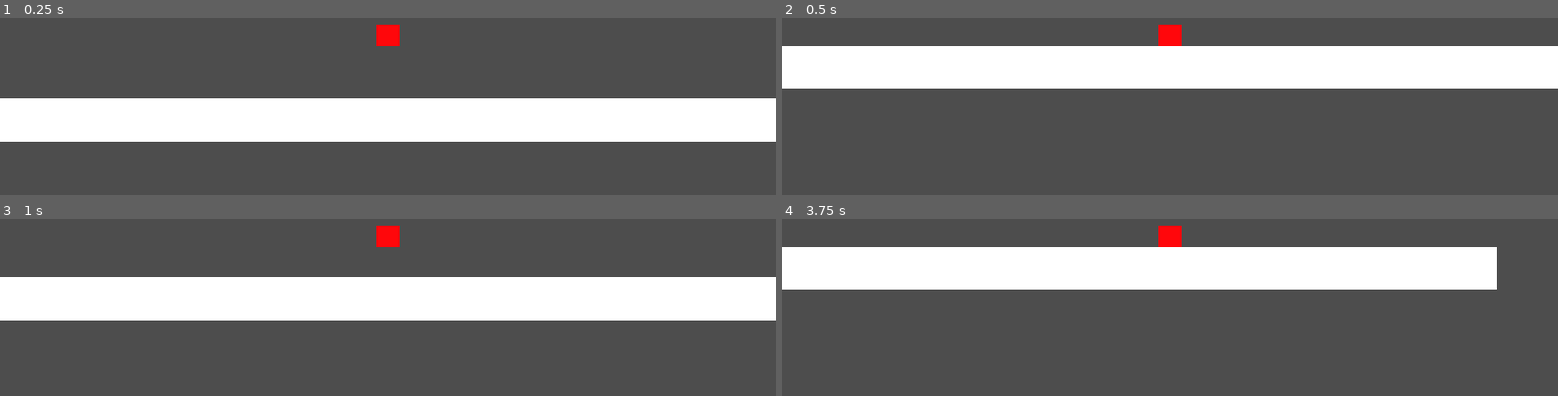
Above: before the commit, frames 1-4 (two rows, left to right).
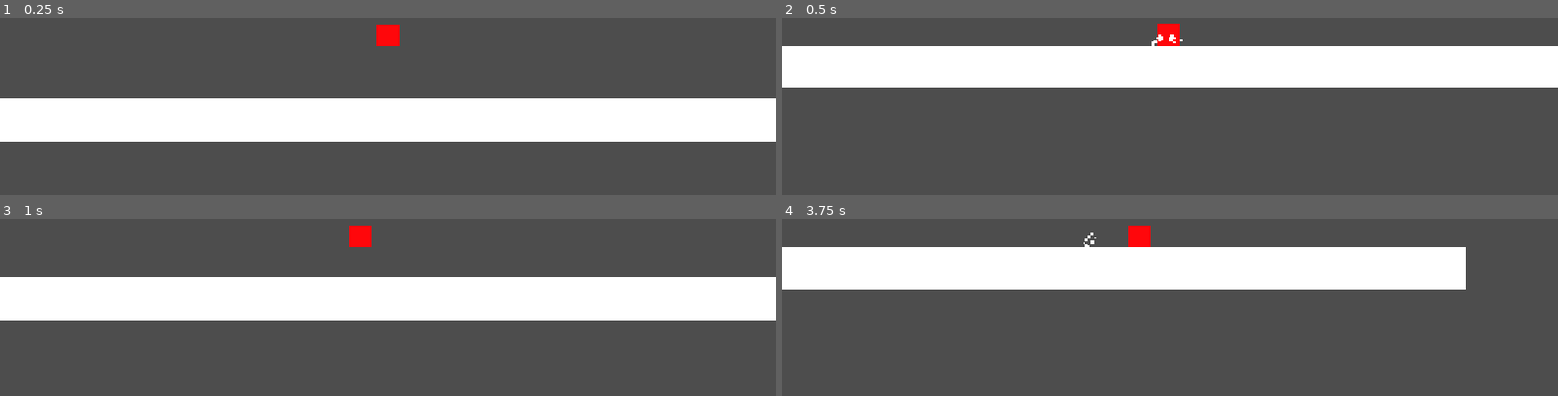
Above: after the commit, the same moments.

Repository: 0xBrandon/FeelBox
Game: Godot game, scene res://world.tscn
Two runs of this game, one before a commit and one after it. Both use one fixed random seed, a clock stepped at 60 frames per second and the inputs below.
Inputs:
- Up to frame 1 (0.25 s): no input
- Up to frame 2 (0.5 s): no input
- Up to frame 3 (1 s): hold D (move_right) from 0.53 s (still down); tap Space (jump) at 0.77 s
- Up to frame 4 (3.75 s): tap Space (jump) at 1.52, 3.02 s; release D (move_right) at 2.03 s; hold A (move_left) 2.03-2.78 s; tap Enter at 2.75 s; hold D (move_right) from 2.78 s (still down)

Frame 1 is identical in both runs. In frame 2, 0.7% of the frame differs, in the area x 0-100%, y 3-40%; in frame 3, 0.7%; in frame 4, 1.7%, in the area x 38-93%, y 3-40%.

Commit message:
v6: Camera, dust and consequence

Diff:
--- a/player.gd
+++ b/player.gd
@@ -18,15 +18,25 @@
 const COYOTE_TIME := 0.10
 const JUMP_BUFFER := 0.12
 
-const SQUASH_JUMP   := Vector2(0.78, 1.26)   # tall and thin, launching
-const SQUASH_LAND   := Vector2(1.28, 0.74)   # short and wide, absorbing
-const SQUASH_RECOVER := 16.0                 # how fast it springs back
+const SQUASH_JUMP    := Vector2(0.78, 1.26)
+const SQUASH_LAND    := Vector2(1.28, 0.74)
+const SQUASH_RECOVER := 16.0
 
-@onready var body: Node2D = $Body
+const CAM_LOOKAHEAD := 46.0    # pixels the camera leads in your direction of travel
+const CAM_EASE      := 6.0
+const SHAKE_DECAY   := 44.0
+const HARD_LANDING  := 900.0   # below this, landings are quiet
+const DUST_LANDING  := 350.0
+
+@onready var body: Node2D          = $Body
+@onready var cam:  Camera2D        = $Camera2D
+@onready var dust: CPUParticles2D  = $Dust
 
 var _coyote := 0.0
 var _buffer := 0.0
 var _squash := Vector2.ONE
+var _look   := 0.0
+var _shake  := 0.0
 
 
 func _physics_process(delta: float) -> void:
@@ -57,7 +67,6 @@
 	if Input.is_action_just_released("jump") and velocity.y < 0.0:
 		velocity.y *= JUMP_CUT
 
-	# Remember these BEFORE move_and_slide — it zeroes velocity.y on impact.
 	var was_on_floor := is_on_floor()
 	var impact := velocity.y
 
@@ -66,9 +75,22 @@
 	if is_on_floor() and not was_on_floor:
 		_on_land(impact)
 
-	# Ease the squash back to normal. Frame-rate independent, unlike a plain lerp.
 	_squash = _squash.lerp(Vector2.ONE, 1.0 - exp(-SQUASH_RECOVER * delta))
 	body.scale = _squash
+
+	_update_camera(delta)
+
+
+func _update_camera(delta: float) -> void:
+	# Lead the camera toward where the player is going, not where they are.
+	var target := (velocity.x / MAX_SPEED) * CAM_LOOKAHEAD
+	_look = lerpf(_look, target, 1.0 - exp(-CAM_EASE * delta))
+
+	_shake = maxf(_shake - SHAKE_DECAY * delta, 0.0)
+	cam.offset = Vector2(
+		_look + randf_range(-_shake, _shake),
+		randf_range(-_shake, _shake)
+	)
 
 
 func _jump() -> void:
@@ -80,6 +102,10 @@
 
 func _on_land(impact: float) -> void:
 	_squash = SQUASH_LAND
+	if impact > DUST_LANDING:
+		dust.restart()
+	if impact > HARD_LANDING:
+		_shake = minf(impact / 110.0, 9.0)
 
 
 func _apply_gravity(delta: float) -> void:
